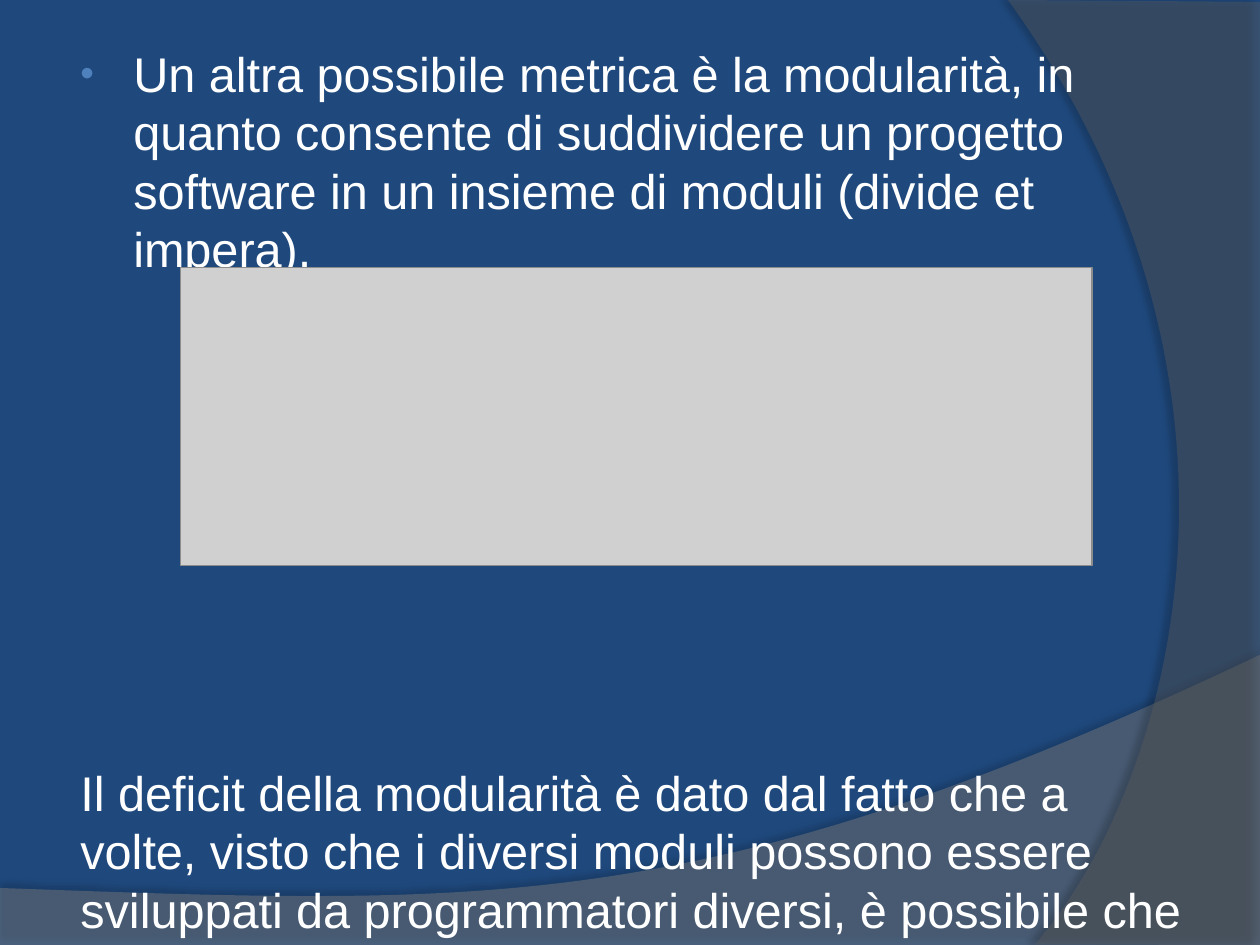
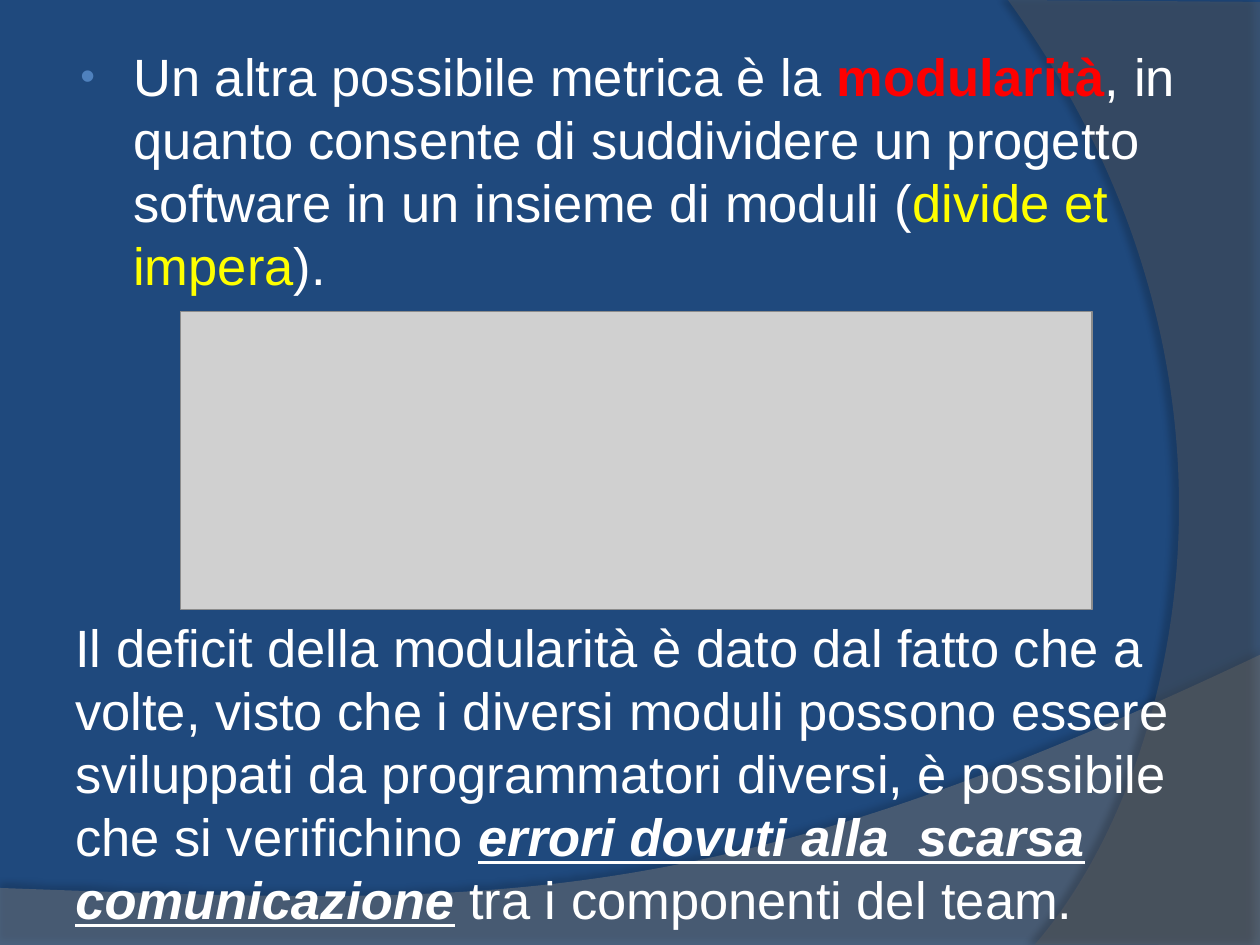
Before and after one commit to yan0z/ISW, a slide deck: slide 10 of Quesito 2 Team/1.ISW-Metrica.pptx. Drawn at 1260x945 pixels with LibreOffice and Linux fonts; fonts in the diff are those of the drawing; grey boxes stand for pictures. Boxes give left, top, right and bottom in pixels: in the first picture for what was removed or moved away, otherwise in the second. Text is boxed around its words. In the diff, an @@ line names an element or a change of style, - is before the commit and + after.

```diff
--- a/Quesito 2 Team/1.ISW-Metrica.pptx
+++ b/Quesito 2 Team/1.ISW-Metrica.pptx
@@ text "Un altra possibile metrica è ..." at [133, 57, 1175, 296]: size 27.8 to 30 pt; text colour #FFFFFF to #FF0000, bold on in "modularità,"; text colour #FFFFFF to #FFFF00 in "(divide et impera)." @@
@@ picture: place and size @@
-picture at [180, 267, 1092, 564]
+picture at [180, 311, 1092, 609]
@@ text added at [75, 628, 1169, 930], 30 pt, text #FFFFFF @@
+Il deficit della modularità è dato dal fatto che a volte, visto che i diversi moduli possono essere sviluppati da programmatori diversi, è possibile che si verifichino errori dovuti alla scarsa comunicazione tra i componenti del team.
@@ text at [80, 773, 1181, 937]: paragraph removed @@
-Il deficit della modularità è dato dal fatto che a volte, visto che i diversi moduli possono essere sviluppati da programmatori diversi, è possibile che si verifichino errori dovuti alla scarsa comunicazione tra i componenti del team.
```
Also in this commit, not shown: 4 other slides changed, 3 slides added, 8 other files.
